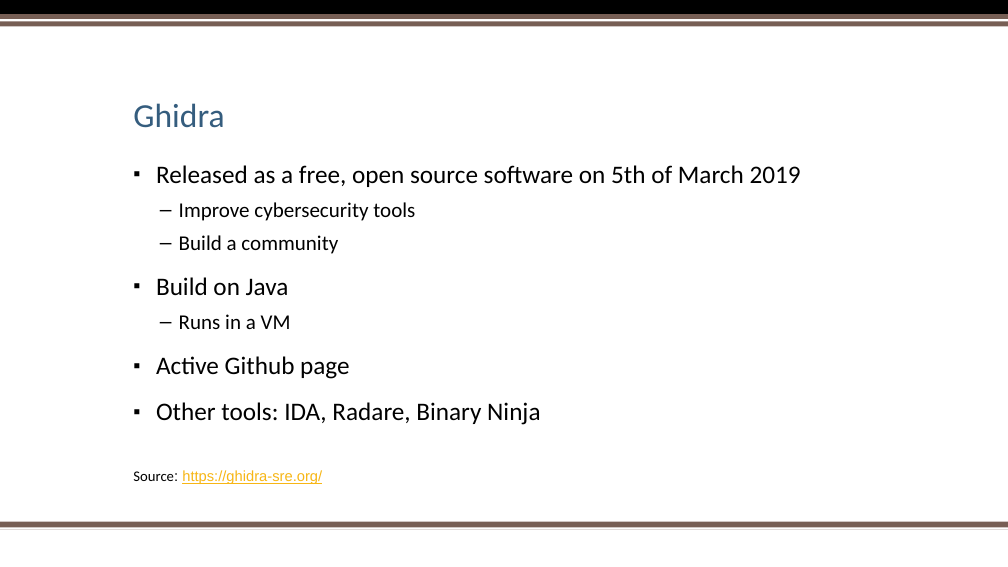
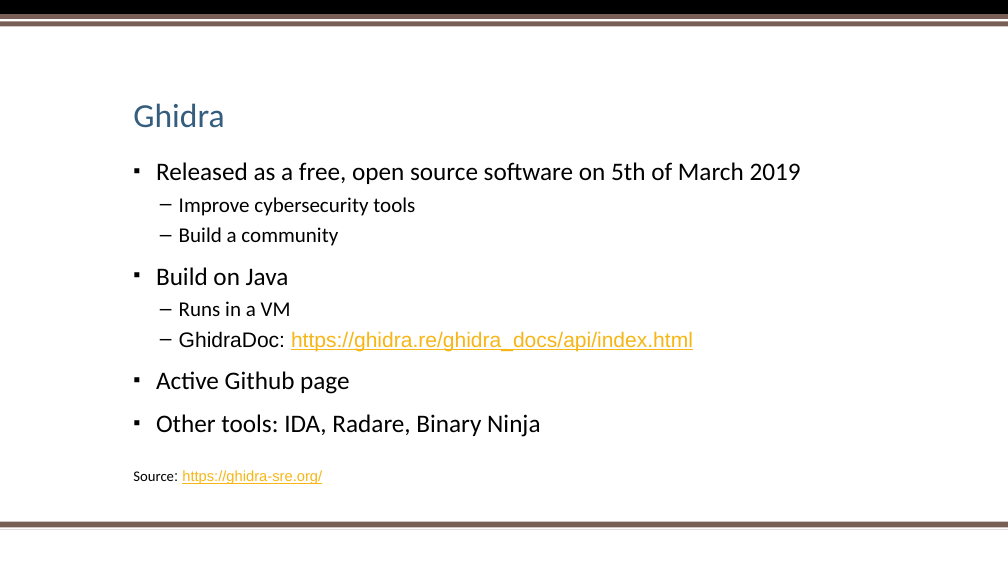
Before and after one commit to sebivenlo/ESDE_2021_Ghidra, a slide deck: slide 12 of Reverse Engineering.pptx. Drawn at 1008x567 pixels with LibreOffice and Linux fonts; fonts in the diff are those of the drawing; background and template pictures are left out. Boxes give left, top, right and bottom in pixels: in the first picture for what was removed or moved away, otherwise in the second. Text is boxed around its words. In the diff, an @@ line names an element or a change of style, - is before the commit and + after.

Commit message:
updated some visuals, added more text such as more clarifiaction on how to set up ghidra

```diff
--- a/Reverse Engineering.pptx
+++ b/Reverse Engineering.pptx
@@ text at <box>156,162,801,437</box>: line spacing 0.9 to 0.8 @@
@@ text at <box>179,331,693,351</box>: paragraph added @@
+  – GhidraDoc: https://ghidra.re/ghidra_docs/api/index.html
```
Also in this commit, not shown: 7 other slides changed.
